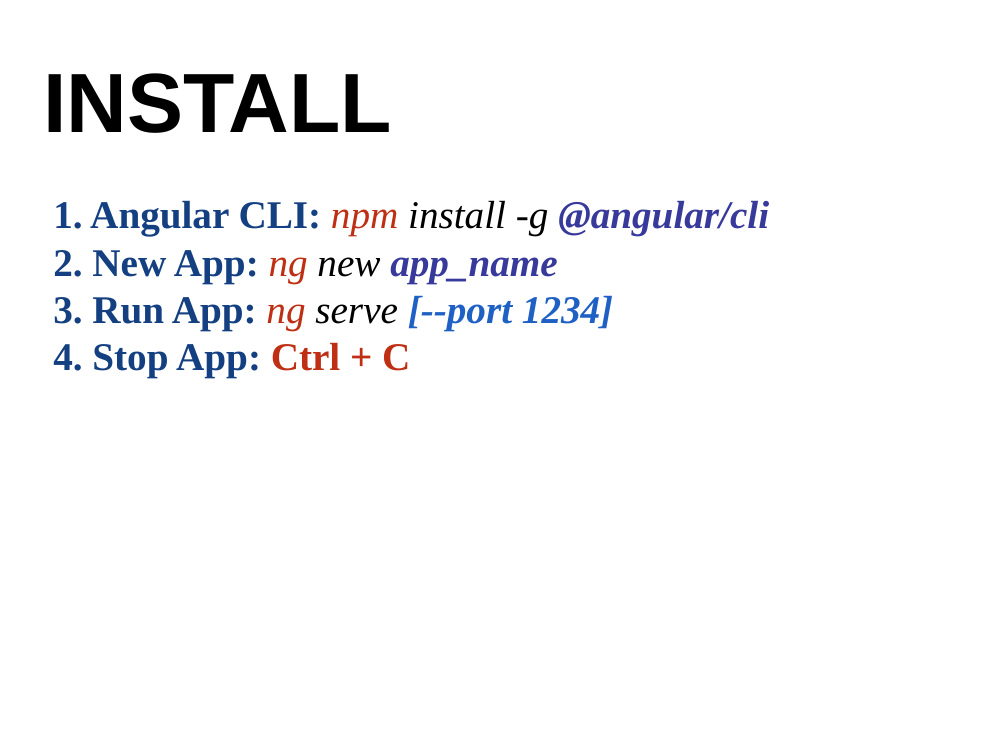
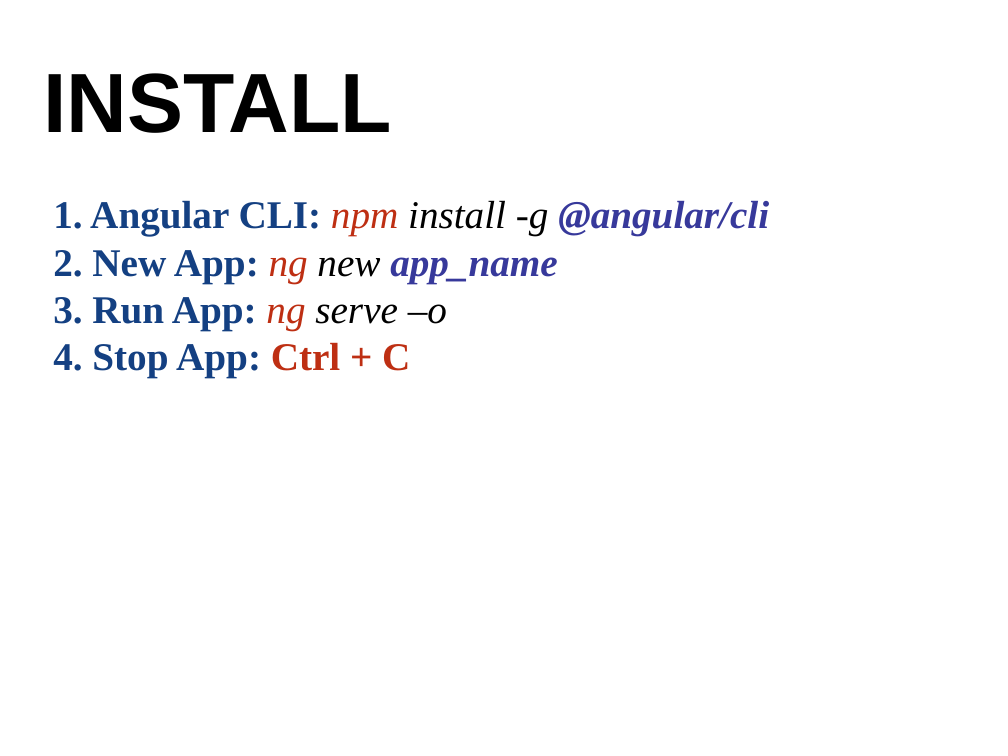
Before and after one commit to superdevvn/basic-angular-k5, a slide deck: slide 4 of slides/03.pptx. Drawn at 1008x756 pixels with LibreOffice and Linux fonts; fonts in the diff are those of the drawing; background and template pictures are left out. Boxes give left, top, right and bottom in pixels: in the first picture for what was removed or moved away, otherwise in the second. Text is boxed around its words. In the diff, an @@ line names an element or a change of style, - is before the commit and + after.

```diff
--- a/slides/03.pptx
+++ b/slides/03.pptx
@@ text at (53,297,447,330): text changed; text colour #1E60C3 to #144082; italic off @@
-3. Run App: ng serve [--port 1234]
+3. Run App: ng serve –o
```
Also in this commit, not shown: 44 other files.
